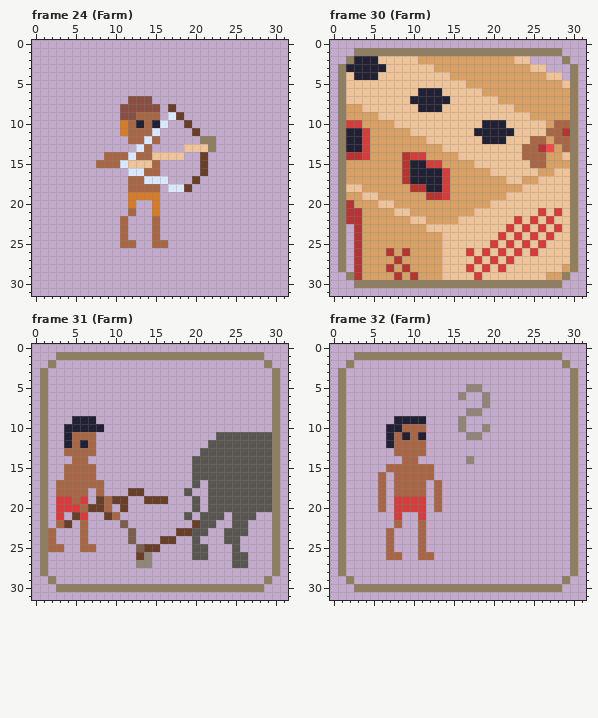
A pixel-art file gets an edit: Pixel Art/UI/Unit buttons.ase. That is the earlier state.
32x32 pixels, 38 frames. Shown: frame 24 (Farm), frame 30 (Farm), frame 31 (Farm), frame 32 (Farm). The commit also changed other frames, which this record leaves out.
The result:
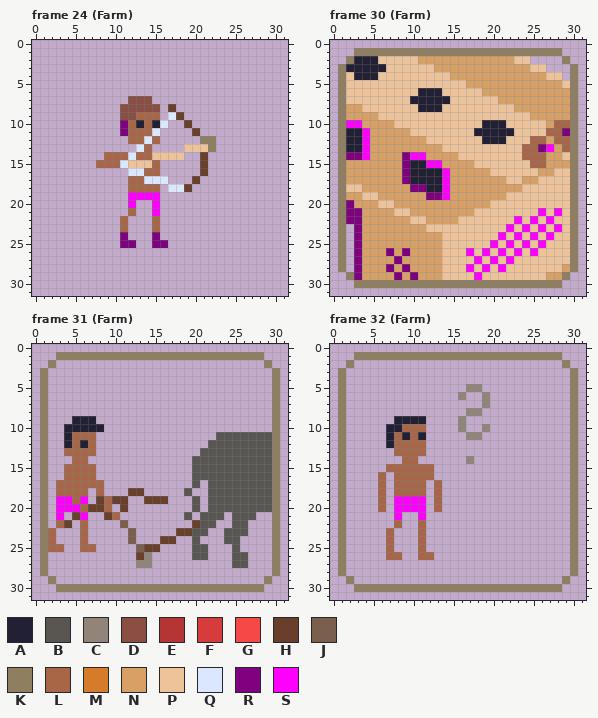
Palette (. is transparent): A #222034  B #595652  C #91857a  D #8a4e43  E #b53535  F #d63c3c  G #f74848  H #693f2c  J #7a5f4d  K #8f7e60  L #a86647  M #d47c2a  N #d9a066  P #eec39a  Q #dbe7ff  R #800080  S #ff00ff
Change:
Frame 24 (Farm), layer "Symbol":
y 10..11: x 11 M -> R
y 19: x 12..15 MMMM -> SSSS
y 20: x 12 M -> S; x 15 M -> S
y 21: x 15 M -> S
y 24: x 11 L -> R; x 15 L -> R
y 25: x 11..12 LL -> RR; x 15..16 LL -> RR
Frame 30 (Farm), layer "Symbol":
y 10: x 2..3 FF -> SS
y 11: x 4 F -> S; x 29 E -> R
y 12: x 4 F -> S
y 13: x 4 F -> S; x 26..27 EG -> RS
y 14: x 2..4 EEF -> RRS; x 9..11 EFF -> RSS
y 15: x 9 E -> R; x 12..13 FF -> SS
y 16..17: x 9 E -> R; x 14 F -> S
y 18: x 10..11 EE -> RR; x 14 F -> S
y 19: x 12..14 EEF -> RRS
y 20: x 2 E -> R
y 21: x 2..3 EE -> RR; x 26 F -> S; x 28 F -> S
y 22: x 2..3 EE -> RR; x 23 F -> S; x 25 F -> S; x 27 F -> S
y 23: x 3 E -> R; x 22 F -> S; x 24 F -> S; x 26 F -> S; x 28 F -> S
y 24: x 3 E -> R; x 21 F -> S; x 23 F -> S; x 25 F -> S; x 27 F -> S
y 25: x 3 E -> R; x 20 F -> S; x 22 F -> S; x 24 F -> S; x 26 F -> S
y 26: x 3 E -> R; x 7 E -> R; x 9 E -> R; x 17 F -> S; x 19 F -> S; x 21 F -> S; x 23 F -> S; x 25 F -> S
y 27: x 3 E -> R; x 8 E -> R; x 18 F -> S; x 20 F -> S; x 22 F -> S
y 28: x 3 E -> R; x 7 E -> R; x 9 E -> R; x 17 F -> S; x 19 F -> S; x 21 F -> S
y 29: x 3 E -> R; x 8 E -> R; x 10 E -> R; x 18 F -> S
Frame 31 (Farm), layer "Symbol":
y 19: x 3..4 FF -> SS; x 6 F -> S
y 20: x 3..5 FFF -> SSS
y 21: x 3 F -> S; x 6 F -> S
Frame 32 (Farm), layer "Symbol":
y 19..20: x 8..11 FFFF -> SSSS
y 21: x 8 F -> S; x 11 F -> S
